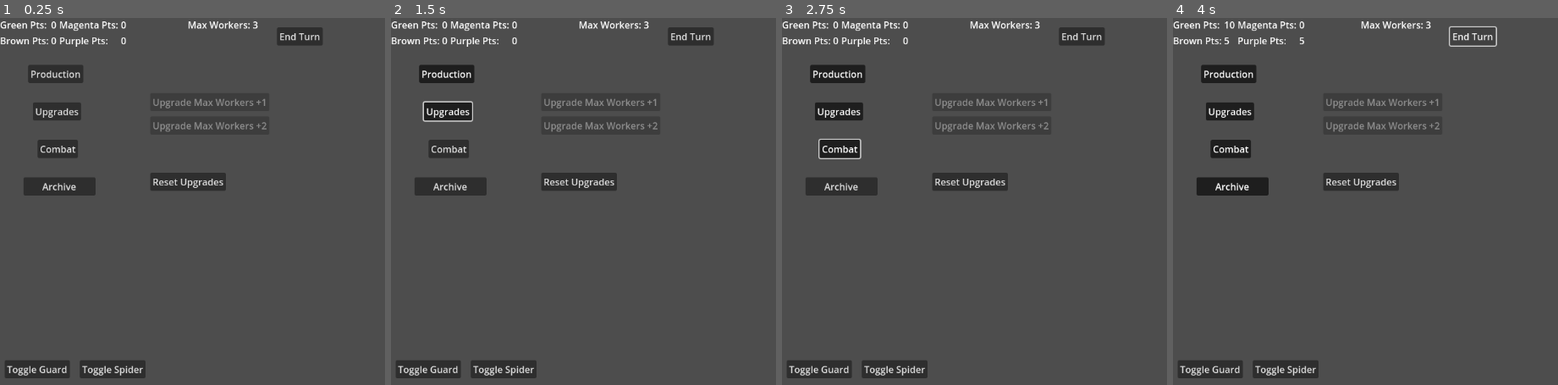
Above: before the commit, frames 1-4 (left to right).
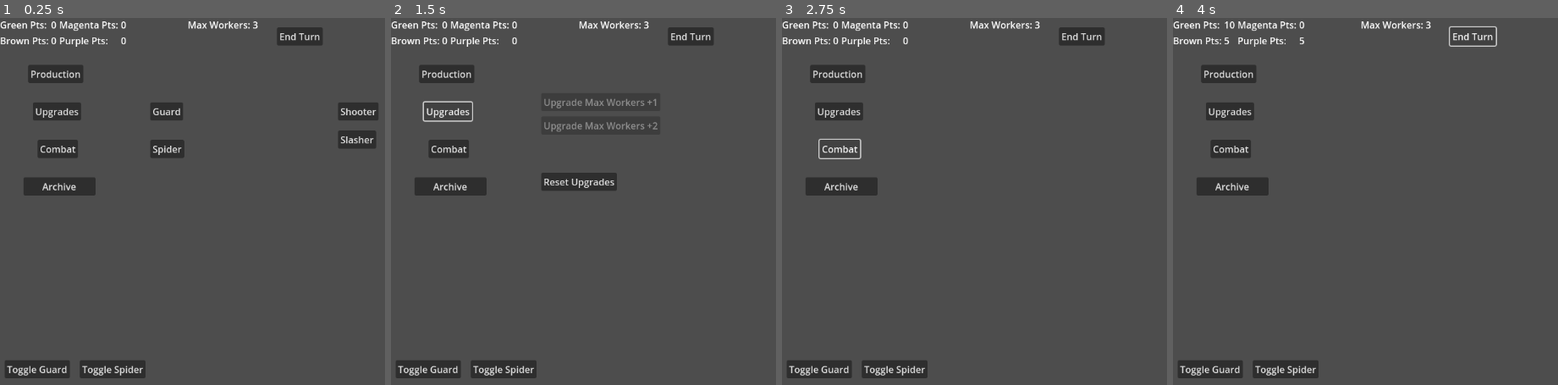
Above: after the commit, the same moments.

Repository: p0rtcullis/WarClicker
Game: Godot game, scene res://game_manager.tscn
Same seed, same stepped clock (60 frames per second), same inputs: the game is played once before the commit and once after it.
Inputs:
- Up to frame 1 (0.25 s): no input
- Up to frame 2 (1.5 s): click "Production" at 0.5 s; click "Upgrades" at 1.25 s
- Up to frame 3 (2.75 s): click "Combat" at 2 s
- Up to frame 4 (4 s): click "Archive" at 2.75 s; click "End Turn" at 3.5 s

The runs differ from the first frame. In frame 1, 2.6% of the frame differs, in the area x 39-99%, y 22-48%; in frame 2, 0.5%; in frame 3, 1.7%; in frame 4, 1.3%.

Commit message:
adding units1

Diff:
--- a/war-clicker/ManagementScreen/Scripts/management_screen.gd
+++ b/war-clicker/ManagementScreen/Scripts/management_screen.gd
@@ -68,7 +68,6 @@
 				point_total += worker.stats.purple
 	return point_total
 
-
 func update_max_workers(new_max: int):
 	max_workers += new_max
 
--- /dev/null
+++ b/war-clicker/Resources/unit.tres
@@ -0,0 +1,7 @@
+[gd_resource type="Resource" script_class="BaseUnitStrategy" load_steps=2 format=3 uid="uid://c62gcvqvss002"]
+
+[ext_resource type="Script" uid="uid://c236vyguht3h" path="res://Util/Strategy/base_unit_strategy.gd" id="1_chqv7"]
+
+[resource]
+script = ExtResource("1_chqv7")
+metadata/_custom_type_script = "uid://c236vyguht3h"
--- /dev/null
+++ b/war-clicker/Util/Strategy/base_unit_strategy.gd
@@ -0,0 +1,10 @@
+class_name BaseUnitStrategy
+extends Resource
+
+@export var unit_name : String = "Upgrade Text Placeholder"
+@export var unit_text : String = "Upgrade Description Placeholder"
+@export var green_cost : int = 0
+@export var brown_cost : int = 0
+@export var magenta_cost : int = 0
+@export var purple_cost : int = 0
+var required_upgrades : int = 0
--- a/war-clicker/game_manager.tscn
+++ b/war-clicker/game_manager.tscn
@@ -10,6 +10,7 @@
 [ext_resource type="PackedScene" uid="uid://de7db0m0ymybd" path="res://Worker/spider.tscn" id="4_dq8jp"]
 [ext_resource type="Texture2D" uid="uid://csddq02y724mh" path="res://layout1.png" id="5_vk86k"]
 [ext_resource type="Script" uid="uid://bb3p0qylaajkr" path="res://debug_screen_gui.gd" id="9_gth8u"]
+[ext_resource type="Script" uid="uid://dn4pcxlmgm2lw" path="res://production_screen_gui.gd" id="10_yawsv"]
 
 [sub_resource type="Resource" id="Resource_yawsv"]
 resource_local_to_scene = true
@@ -77,7 +78,6 @@
 offset_top = 16.0
 offset_right = 142.0
 offset_bottom = 47.0
-toggle_mode = true
 text = "Production"
 
 [node name="UpgradeScreeenToggle" type="Button" parent="ManagementScreenGUI/SideBarGUI"]
@@ -87,7 +87,6 @@
 offset_top = 80.0
 offset_right = 138.0
 offset_bottom = 111.0
-toggle_mode = true
 text = "Upgrades"
 
 [node name="CombatScreenToggle" type="Button" parent="ManagementScreenGUI/SideBarGUI"]
@@ -97,7 +96,6 @@
 offset_top = 144.0
 offset_right = 133.0
 offset_bottom = 175.0
-toggle_mode = true
 text = "Combat"
 
 [node name="ArchiveScreenToggle" type="Button" parent="ManagementScreenGUI/SideBarGUI"]
@@ -107,7 +105,6 @@
 offset_top = 208.0
 offset_right = 163.0
 offset_bottom = 239.0
-toggle_mode = true
 text = "Archive"
 
 [node name="InfoBarGUI" type="Control" parent="ManagementScreenGUI"]
@@ -205,6 +202,7 @@
 
 [node name="UpgradeScreenGUI" type="Control" parent="."]
 unique_name_in_owner = true
+visible = false
 layout_mode = 3
 anchors_preset = 0
 offset_left = 192.0
@@ -242,6 +240,7 @@
 
 [node name="CombatScreenGUI" type="Control" parent="."]
 unique_name_in_owner = true
+visible = false
 layout_mode = 3
 anchors_preset = 0
 offset_left = 192.0
@@ -257,6 +256,51 @@
 offset_top = 64.0
 offset_right = 1152.0
 offset_bottom = 576.0
+script = ExtResource("10_yawsv")
+
+[node name="GuardProdctionButton" type="Button" parent="ProductionScreenGUI"]
+unique_name_in_owner = true
+layout_mode = 0
+offset_left = 64.0
+offset_top = 80.0
+offset_right = 120.0
+offset_bottom = 111.0
+text = "Guard"
+
+[node name="SpiderProductionButton" type="Button" parent="ProductionScreenGUI"]
+unique_name_in_owner = true
+layout_mode = 0
+offset_left = 64.0
+offset_top = 144.0
+offset_right = 122.0
+offset_bottom = 175.0
+text = "Spider"
+
+[node name="ShooterProductionButton" type="Button" parent="ProductionScreenGUI"]
+unique_name_in_owner = true
+layout_mode = 0
+offset_left = 384.0
+offset_top = 80.0
+offset_right = 453.0
+offset_bottom = 111.0
+text = "Shooter"
+
+[node name="SlasherProductionButton" type="Button" parent="ProductionScreenGUI"]
+unique_name_in_owner = true
+layout_mode = 0
+offset_left = 384.0
+offset_top = 128.0
+offset_right = 449.0
+offset_bottom = 159.0
+text = "Slasher"
+
+[node name="ArchiveScreenGUI" type="Control" parent="."]
+unique_name_in_owner = true
+visible = false
+layout_mode = 3
+anchors_preset = 0
+offset_right = 40.0
+offset_bottom = 40.0
 
 [node name="DebugScreenGUI" type="Control" parent="."]
 layout_mode = 3
@@ -284,11 +328,16 @@
 offset_bottom = 39.0
 text = "Toggle Spider"
 
-[connection signal="toggled" from="ManagementScreenGUI/SideBarGUI/ProductionScreenToggle" to="ManagementScreenGUI/SideBarGUI" method="_on_production_screen_toggle_toggled"]
-[connection signal="toggled" from="ManagementScreenGUI/SideBarGUI/UpgradeScreeenToggle" to="ManagementScreenGUI/SideBarGUI" method="_on_upgrade_screeen_toggle_toggled"]
+[connection signal="pressed" from="ManagementScreenGUI/SideBarGUI/ProductionScreenToggle" to="ManagementScreenGUI/SideBarGUI" method="_on_production_screen_toggle_pressed"]
+[connection signal="pressed" from="ManagementScreenGUI/SideBarGUI/UpgradeScreeenToggle" to="ManagementScreenGUI/SideBarGUI" method="_on_upgrade_screeen_toggle_pressed"]
+[connection signal="pressed" from="ManagementScreenGUI/SideBarGUI/CombatScreenToggle" to="ManagementScreenGUI/SideBarGUI" method="_on_combat_screen_toggle_pressed"]
+[connection signal="pressed" from="ManagementScreenGUI/SideBarGUI/ArchiveScreenToggle" to="ManagementScreenGUI/SideBarGUI" method="_on_archive_screen_toggle_pressed"]
 [connection signal="pressed" from="ManagementScreenGUI/InfoBarGUI/EndTurnButton" to="ManagementScreenGUI/ManagementScreen" method="_on_end_turn_button_pressed"]
 [connection signal="pressed" from="UpgradeScreenGUI/ResetUpgradesButton" to="UpgradeScreenGUI" method="_on_reset_upgrades_button_pressed"]
 [connection signal="toggled" from="UpgradeScreenGUI/ResetUpgradesButton" to="UpgradeScreenGUI" method="_on_reset_upgrades_button_toggled"]
 [connection signal="toggled" from="UpgradeScreenGUI/Upgrade1" to="UpgradeScreenGUI" method="_on_upgrade1_toggled"]
 [connection signal="toggled" from="UpgradeScreenGUI/Upgrade2" to="UpgradeScreenGUI" method="_on_upgrade_2_toggled"]
+[connection signal="pressed" from="ProductionScreenGUI/GuardProdctionButton" to="ProductionScreenGUI" method="_on_guard_prodction_button_pressed"]
+[connection signal="pressed" from="ProductionScreenGUI/SpiderProductionButton" to="ProductionScreenGUI" method="_on_spider_production_button_pressed"]
+[connection signal="pressed" from="ProductionScreenGUI/ShooterProductionButton" to="ProductionScreenGUI" method="_on_shooter_production_button_pressed"]
 [connection signal="toggled" from="DebugScreenGUI/ToggleGuard" to="DebugScreenGUI" method="_on_toggle_guard_toggled"]
--- /dev/null
+++ b/war-clicker/production_screen_gui.gd
@@ -0,0 +1,20 @@
+extends Control
+
+@onready var selected_worker
+
+var guard_production_queue : Array = []
+var spider_production_queue : Array = []
+
+
+
+
+func _on_guard_prodction_button_pressed() -> void:
+	selected_worker = %Guard
+
+func _on_spider_production_button_pressed() -> void:
+	selected_worker = %Spider
+
+
+
+func _on_shooter_production_button_pressed() -> void:
+	print(selected_worker.stats.worker_name)
--- a/war-clicker/side_bar_gui.gd
+++ b/war-clicker/side_bar_gui.gd
@@ -1,25 +1,29 @@
 extends Control
 
-@onready var last_screen = %ProductionScreenGUI
-
-func _on_production_screen_toggle_toggled(toggled_on: bool) -> void:
-	if toggled_on:
+func _on_production_screen_toggle_pressed() -> void:
+	if %ProductionScreenGUI.visible == false:
+		%ArchiveScreenGUI.hide()
 		%UpgradeScreenGUI.hide()
 		%CombatScreenGUI.hide()
 		%ProductionScreenGUI.show()
-		last_screen = %ProductionScreenGUI
-	else:
-		%ProductionScreenGUI.hide()
-		last_screen.show()
 
-
-
-func _on_upgrade_screeen_toggle_toggled(toggled_on: bool) -> void:
-	if toggled_on:
-		%UpgradeScreenGUI.show()
+func _on_upgrade_screeen_toggle_pressed() -> void:
+	if %UpgradeScreenGUI.visible == false:
+		%ArchiveScreenGUI.hide()
 		%CombatScreenGUI.hide()
 		%ProductionScreenGUI.hide()
-		last_screen = %UpgradeScreenGUI
-	else:
+		%UpgradeScreenGUI.show()
+
+func _on_combat_screen_toggle_pressed() -> void:
+	if %CombatScreenGUI.visible == false:
+		%ArchiveScreenGUI.hide()
+		%ProductionScreenGUI.hide()
 		%UpgradeScreenGUI.hide()
-		last_screen.show()
+		%CombatScreenGUI.show()
+
+func _on_archive_screen_toggle_pressed() -> void:
+	if %ArchiveScreenGUI.visible == false:
+		%ProductionScreenGUI.hide()
+		%UpgradeScreenGUI.hide()
+		%CombatScreenGUI.hide()
+		%ArchiveScreenGUI.show()
Not shown, added: war-clicker/Util/Strategy/base_unit_strategy.gd.uid
Not shown: 1 places in war-clicker/game_manager.tscn that only renumber resources
Not shown, added: war-clicker/production_screen_gui.gd.uid
